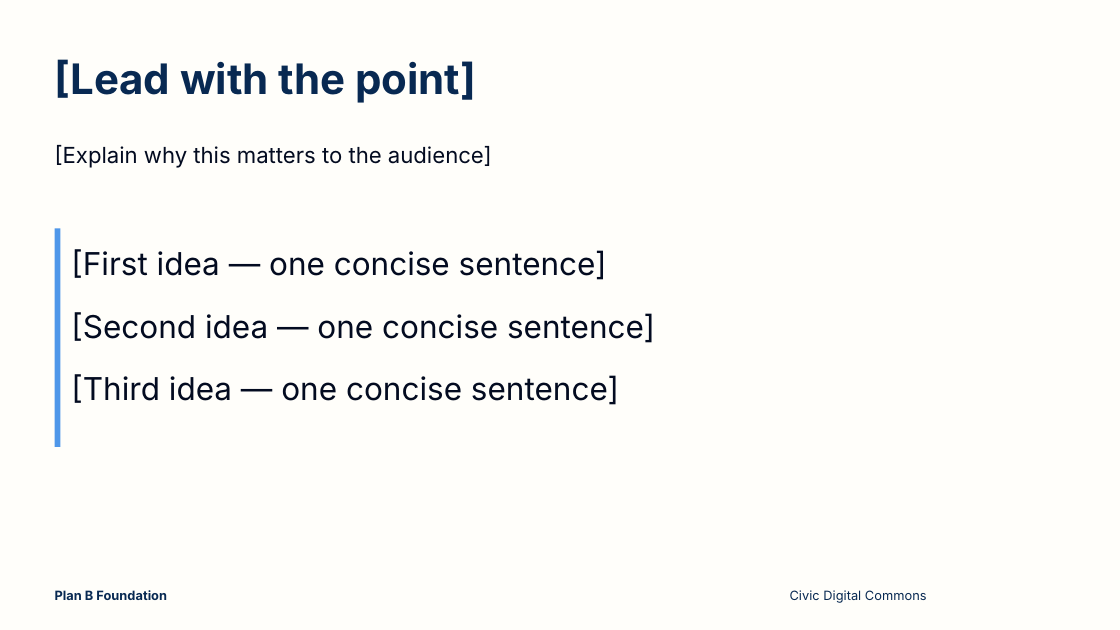
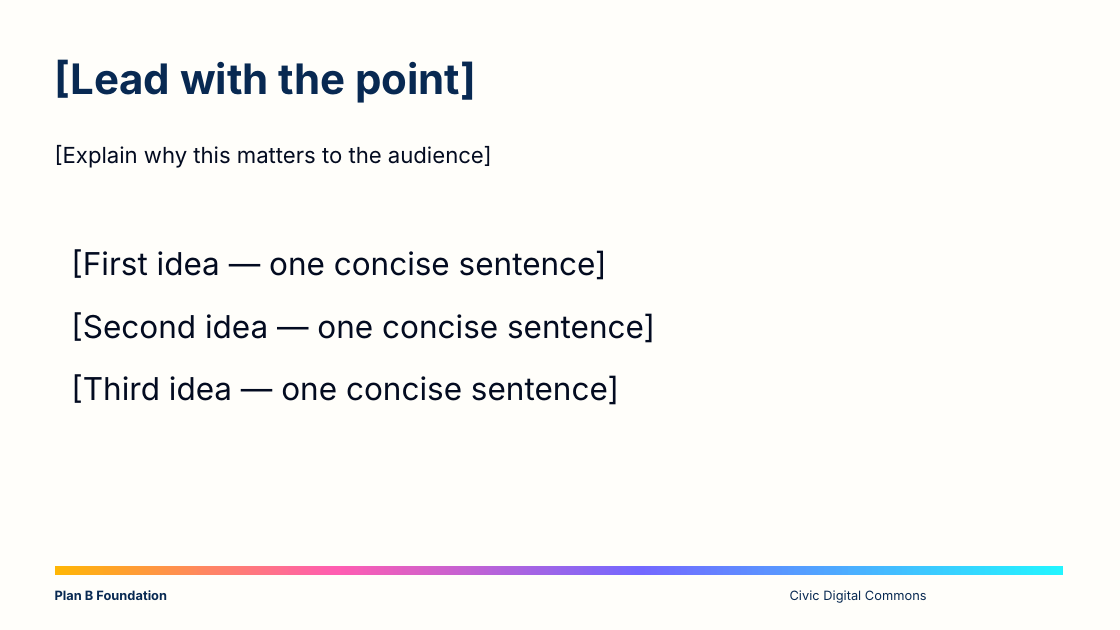
Before and after one commit to LuganoPlanB/branding, a slide deck: slide 3 of slides/planb-starter.pptx. Drawn at 1120x630 pixels with LibreOffice and Linux fonts; fonts in the diff are those of the drawing. Boxes give left, top, right and bottom in pixels: in the first picture for what was removed or moved away, otherwise in the second. Text is boxed around its words. In the diff, an @@ line names an element or a change of style, - is before the commit and + after.

```diff
--- a/slides/planb-starter.pptx
+++ b/slides/planb-starter.pptx
@@ rectangle removed at box(55, 229, 60, 447) @@
@@ rectangle added at box(55, 566, 1063, 575), fill gradient #FFB604 to #FF5DB1 to #7468FF to #23F5FF @@
```
Also in this commit, not shown: 9 other slides changed, 8 other files.
